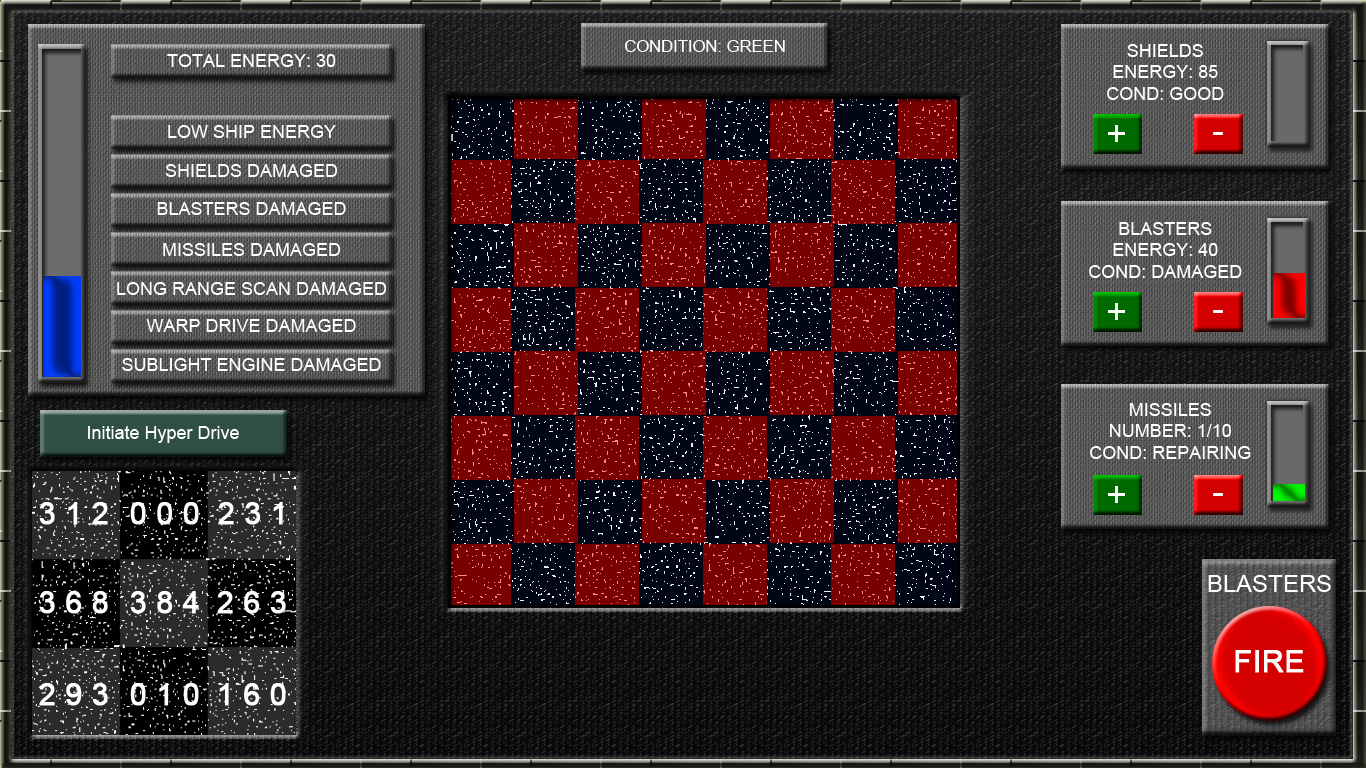
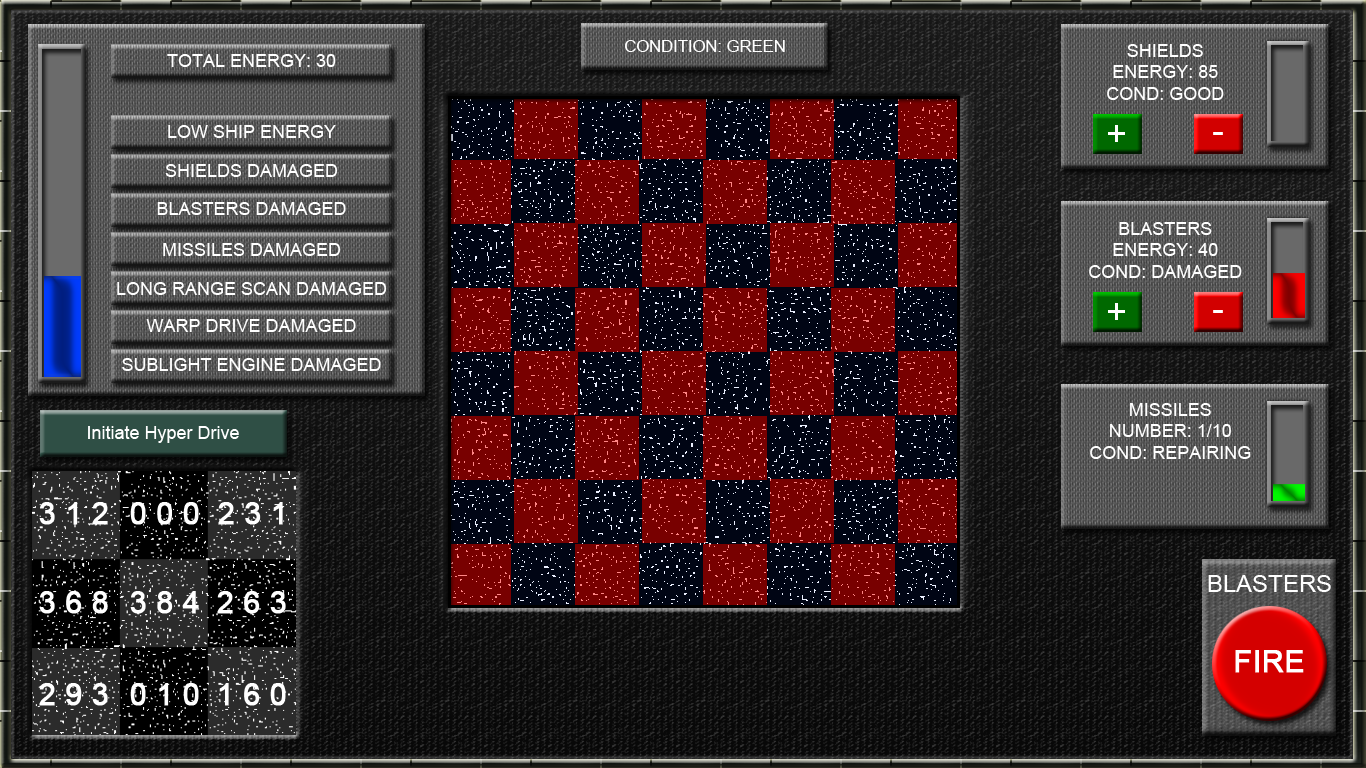
Before/after of a 1366 × 768 layered artwork. What changed in the layer stack:
hid "Minus button" (3rd of 3, in "Interface" › "Missiles") over box(1194, 475, 1243, 515)
hid "Plus Button" (3rd of 3, in "Interface" › "Missiles") over box(1093, 475, 1142, 515)
